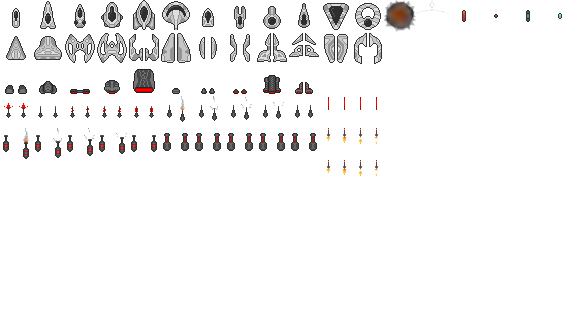
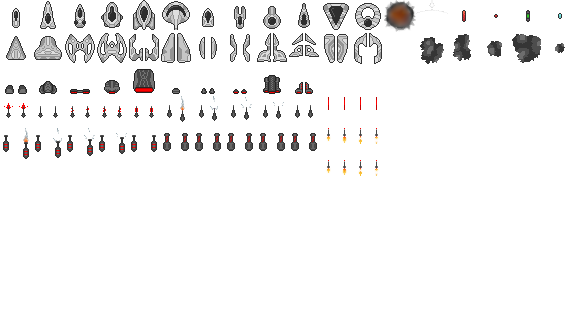
Layer changes from the first 576×320 image to the second:
added layer "asteroid" above "Ship - parts.png" over 420, 34, 565, 64
